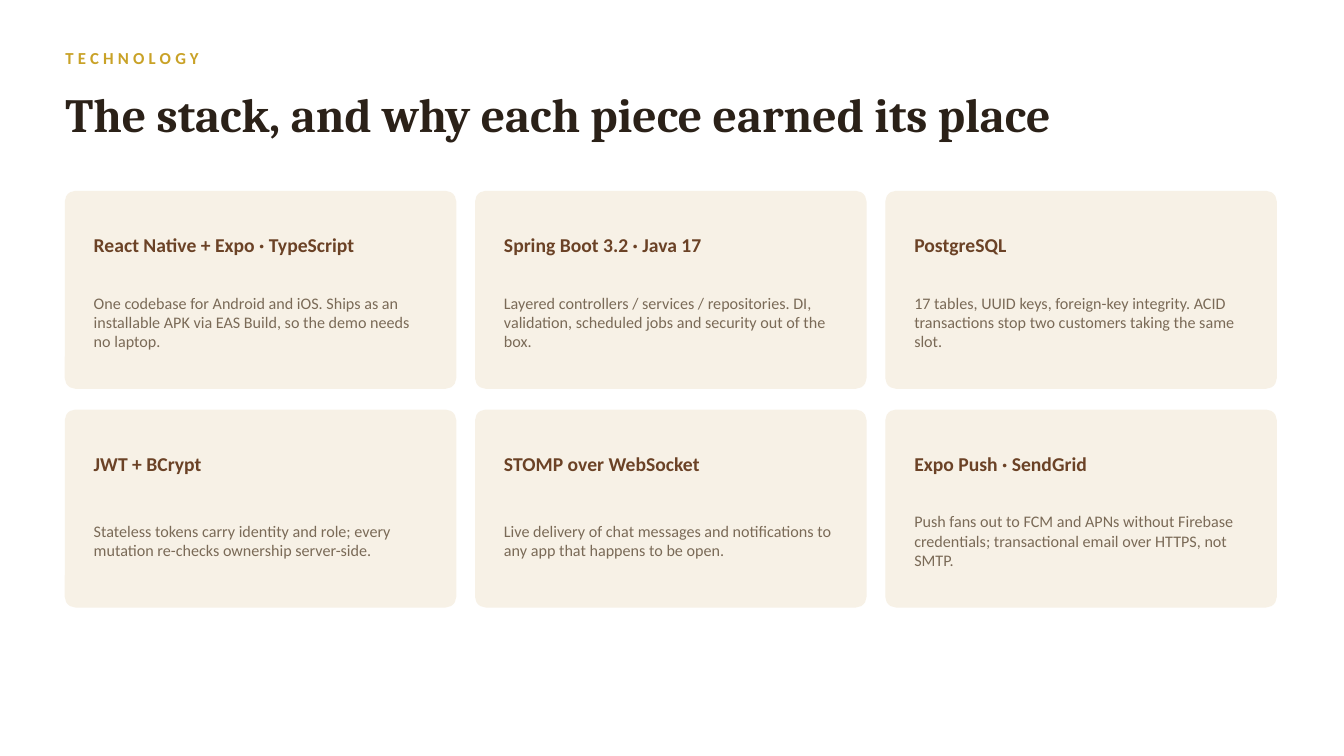
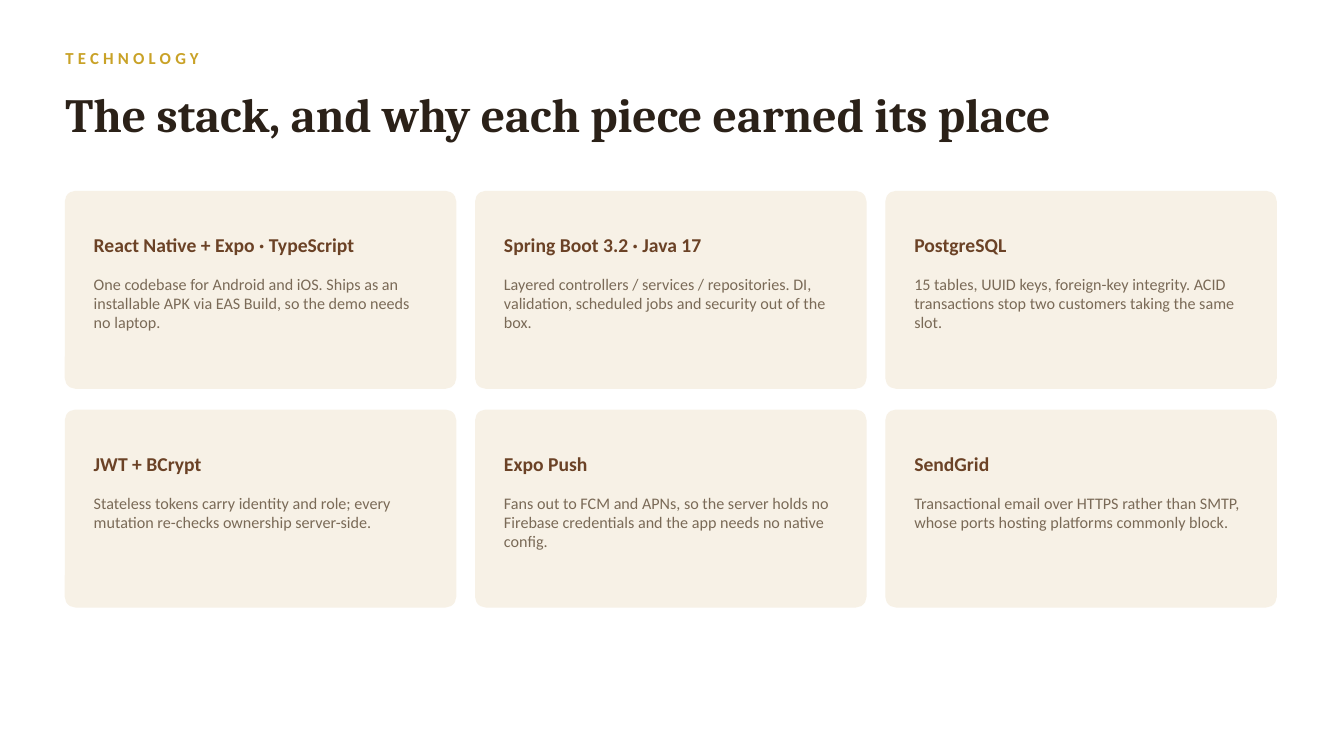
Before and after one commit to AdesinaElijah/stylebook, a slide deck: slide 5 of docs/StyleBook-Defense.pptx. Drawn at 1344x756 pixels with LibreOffice and Linux fonts; fonts in the diff are those of the drawing. Boxes give left, top, right and bottom in pixels: in the first picture for what was removed or moved away, otherwise in the second. Text is boxed around its words. In the diff, an @@ line names an element or a change of style, - is before the commit and + after.

```diff
--- a/docs/StyleBook-Defense.pptx
+++ b/docs/StyleBook-Defense.pptx
@@ text at box(914, 279, 1234, 328): text changed @@
-17 tables, UUID keys, foreign-key integrity. ACID transactions stop two customers taking the same slot.
+15 tables, UUID keys, foreign-key integrity. ACID transactions stop two customers taking the same slot.
@@ text at box(504, 457, 587, 474): text changed @@
-STOMP over WebSocket
+Expo Push
@@ text at box(914, 457, 989, 471): text changed @@
-Expo Push · SendGrid
+SendGrid
@@ vertical alignment middle to top in 6 elements at box(94, 279, 409, 331), box(504, 279, 825, 328), box(94, 498, 390, 531), box(914, 279, 1234, 328), box(914, 498, 1239, 531), box(504, 498, 829, 550) @@
@@ text at box(504, 498, 829, 550): text changed @@
-Live delivery of chat messages and notifications to any app that happens to be open.
+Fans out to FCM and APNs, so the server holds no Firebase credentials and the app needs no native config.
@@ text at box(914, 498, 1239, 531): text changed @@
-Push fans out to FCM and APNs without Firebase credentials; transactional email over HTTPS, not SMTP.
+Transactional email over HTTPS rather than SMTP, whose ports hosting platforms commonly block.
```
Also in this commit, not shown: 10 other slides changed, 2 other files.
